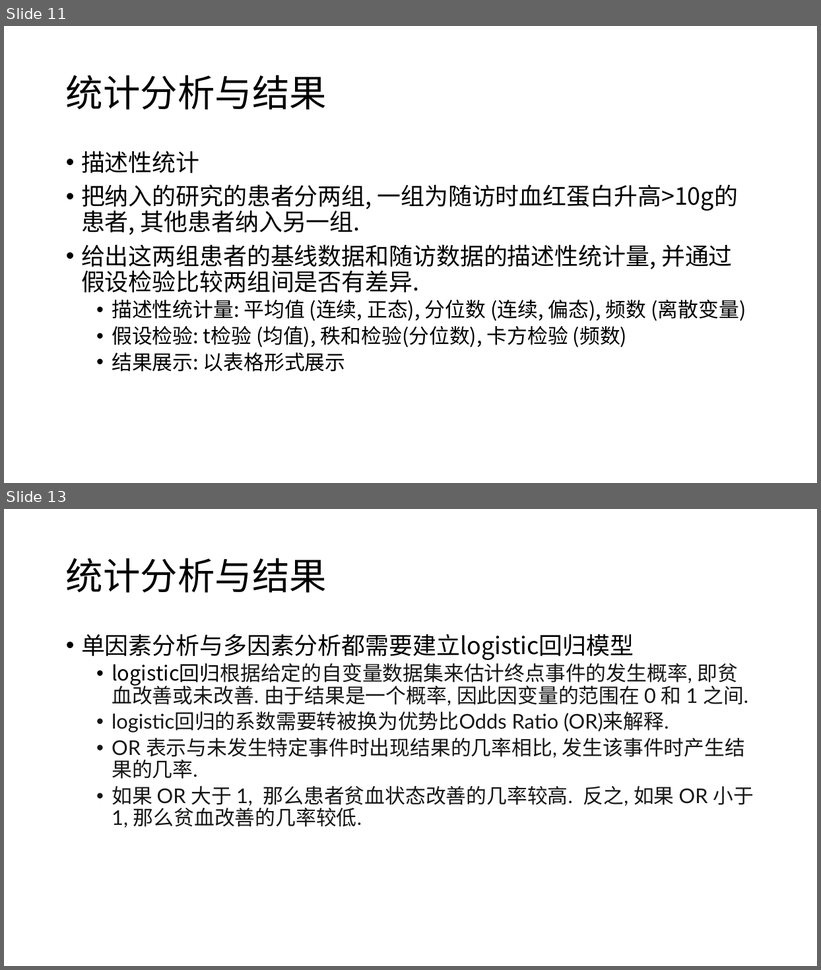
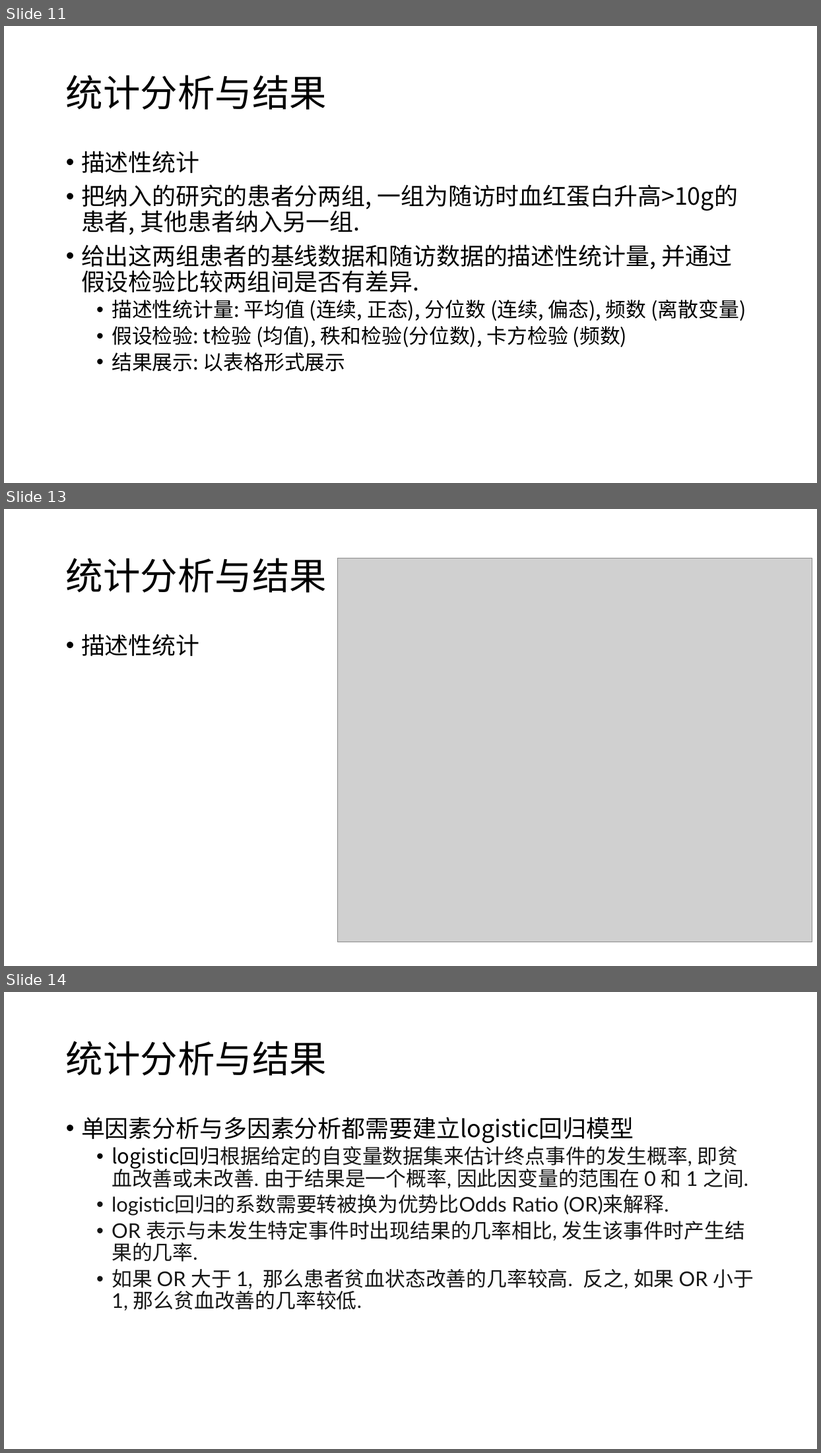
Before and after one commit to MuscleOne/Anemia-with-TCM, a slide deck: doc/2023_02_08_进展汇报.pptx. Shown one above the other, each under a label of ours: slides 11 and 13 before the commit, slides 11, 13 and 14 after it; the slides between them are not shown. The pictures are 821x970 and 821x1453 pixels, drawn with LibreOffice and Linux fonts; fonts in the diff are those of the drawing; grey boxes stand for pictures. Boxes give left, top, right and bottom in pixels: in the first picture for what was removed or moved away, otherwise in the second. Text is boxed around its words. In the diff, an @@ line names an element or a change of style, - is before the commit and + after.

```diff
--- a/doc/2023_02_08_进展汇报.pptx
+++ b/doc/2023_02_08_进展汇报.pptx
@@ slide 13 added at [4,509,817,966], background #FFFFFF @@
@@ title added at [66,558,327,593], 44 pt, text #000000 @@
+统计分析与结果
@@ picture added at [338,558,813,942] @@
@@ text added at [81,634,199,656], 28 pt, text #000000 @@
+• 描述性统计
@@ what was slide 13 is now slide 14 @@
```
Also in this commit, not shown: 4 slides changed, 2 other slides added, 23 other files.
